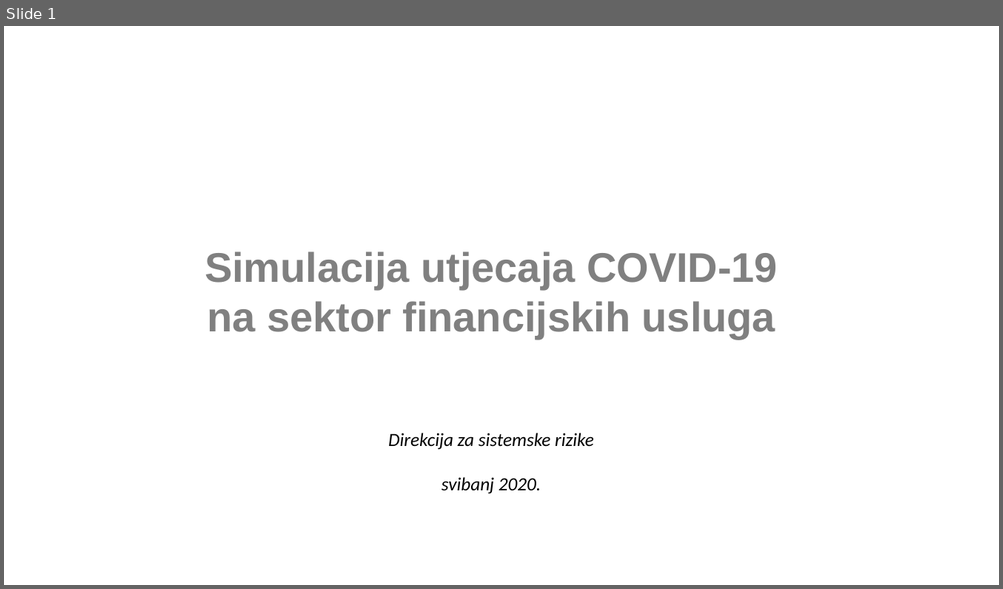
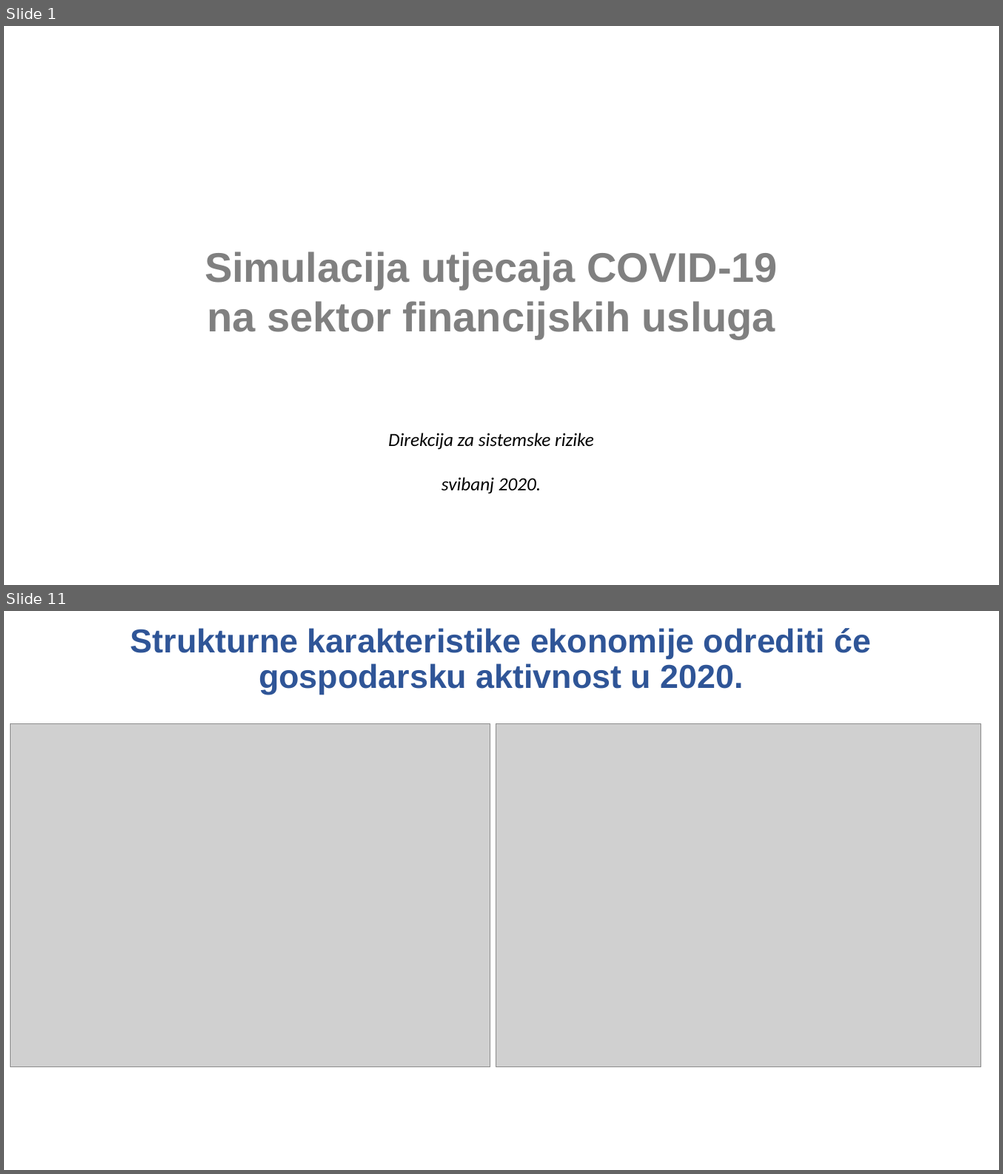
Before and after one commit to mbamba17/corona_sim, a slide deck: Prezentacija za UV.pptx. Shown one above the other, each under a label of ours: slide 1 before the commit, slides 1 and 11 after it; the slides between them are not shown. The pictures are 1003x589 and 1003x1174 pixels, drawn with LibreOffice and Linux fonts; fonts in the diff are those of the drawing; grey boxes stand for pictures; background and template pictures are left out. Boxes give left, top, right and bottom in pixels: in the first picture for what was removed or moved away, otherwise in the second. Text is boxed around its words. In the diff, an @@ line names an element or a change of style, - is before the commit and + after.

```diff
--- a/Prezentacija za UV.pptx
+++ b/Prezentacija za UV.pptx
@@ slide 11 added at <box>4,611,999,1170</box>, background picture (left out) @@
@@ text added at <box>131,628,871,695</box>, 32 pt, text #2F5597, bold @@
+Strukturne karakteristike ekonomije odrediti će gospodarsku aktivnost u 2020.
@@ picture added at <box>10,724,489,1068</box> @@
@@ picture added at <box>495,724,982,1068</box> @@
```
Also in this commit, not shown: 3 slides changed, 23 other slides added, 12 slides removed, 2 other files.
